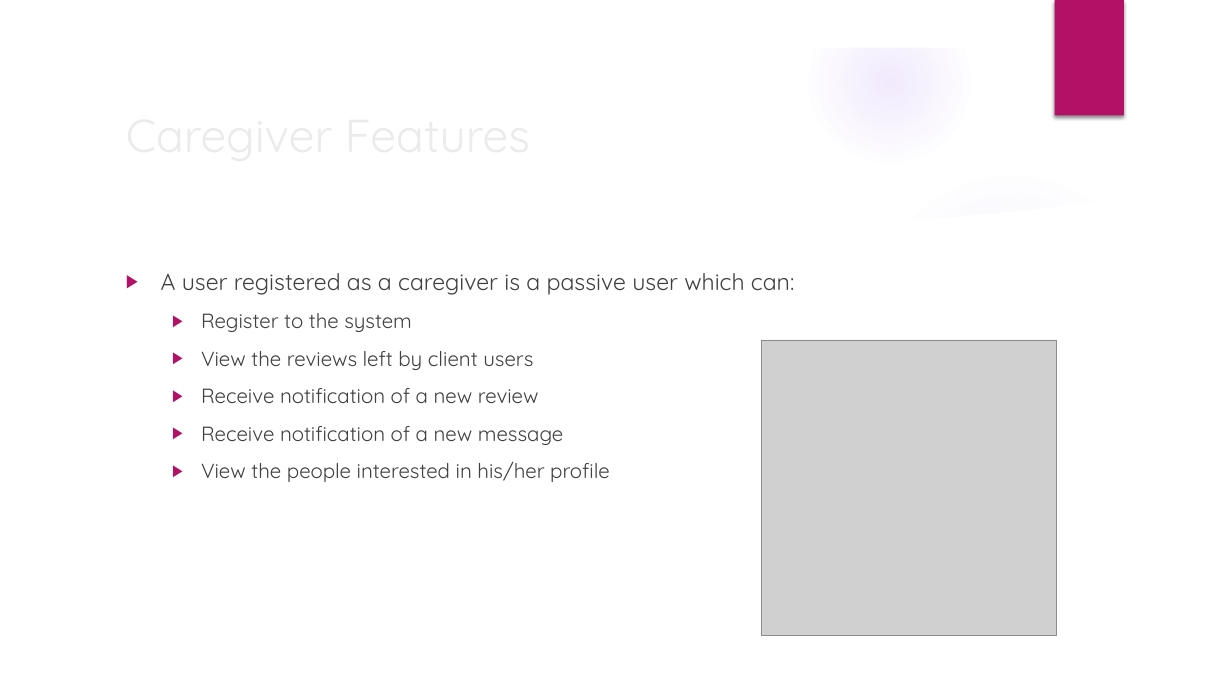
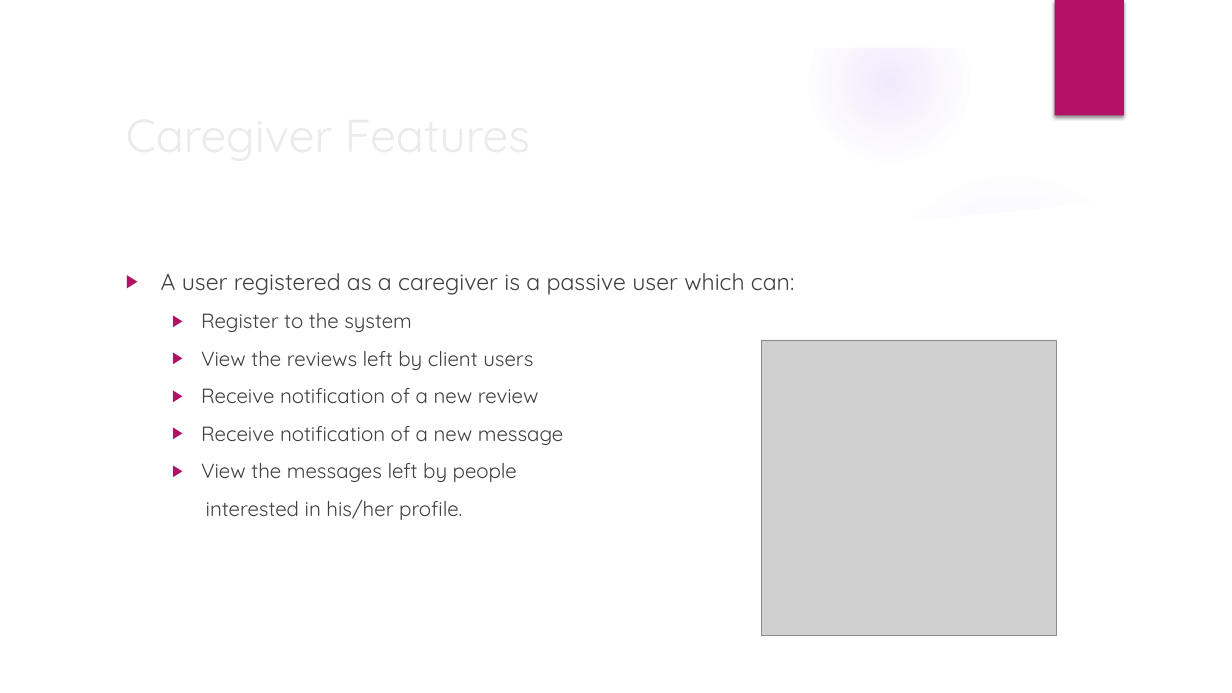
Before and after one commit to fedy97/Baddy-full-stack-app, a slide deck: slide 5 of documentation/Baddy_presentation.pptx. Drawn at 1232x693 pixels with LibreOffice and Linux fonts; fonts in the diff are those of the drawing; grey boxes stand for pictures; background and template pictures are left out. Boxes give left, top, right and bottom in pixels: in the first picture for what was removed or moved away, otherwise in the second. Text is boxed around its words. In the diff, an @@ line names an element or a change of style, - is before the commit and + after.

Commit message:
presentation update

```diff
--- a/documentation/Baddy_presentation.pptx
+++ b/documentation/Baddy_presentation.pptx
@@ text at (201, 463, 517, 520): text changed @@
-  ▶ View the people interested in his/her profile
+  ▶ View the messages left by people
+  interested in his/her profile.
```
